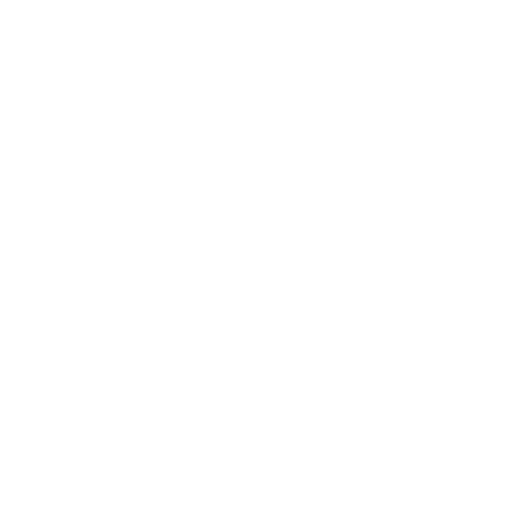
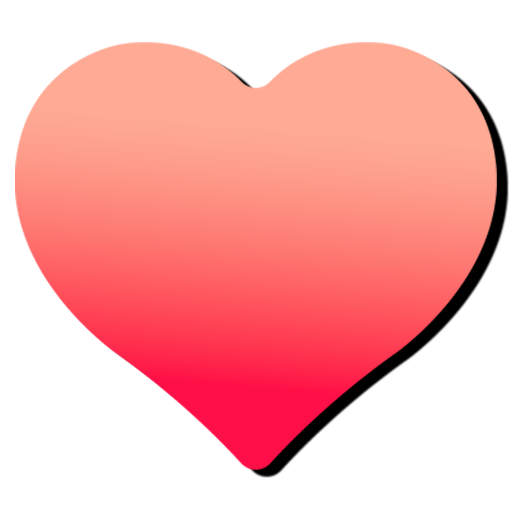
Comparing the layer stacks of the two w=512, h=512 images. Changes:
added layer "20_abnormal Heart point decreased" above "Ebene 2" over left=15, top=42, right=497, bottom=470
